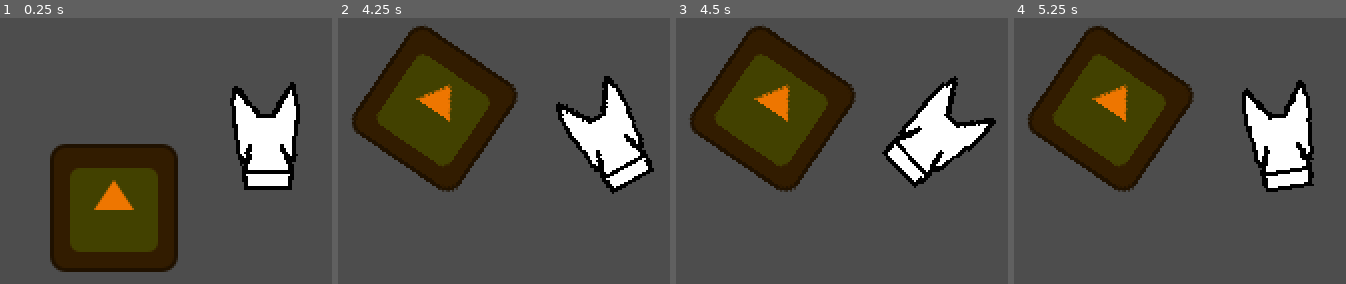
Above: before the commit, frames 1-4 (left to right).
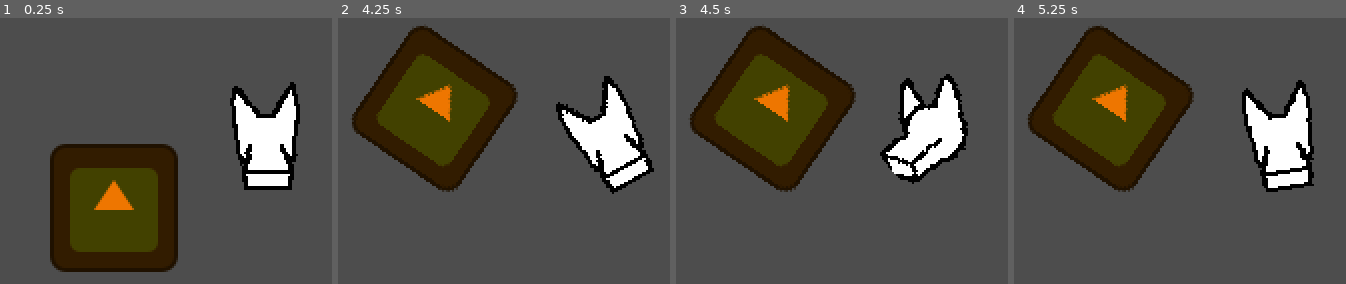
Above: after the commit, the same moments.

Repository: kennethbchen/RGHRGHRGH-Game
Game: Godot game, scene res://scenes/game.tscn
The game is run twice, just before and just after one commit, with the same random seed, the same clock (stepped at 60 frames per second) and the same inputs. The engine's default icon, where the game draws it, is replaced by a stand-in: a white triangle on a blue panel in a dark square.
Inputs (mouse positions are in pixels of both pictures, inside the frame that each line leads up to):
- Up to frame 1 (0.25 s): no input
- Up to frame 2 (4.25 s): tap Enter at 0.5, 2, 3.5 s; move the mouse to (outside the picture) at 0.52 s; press the mouse at (outside the picture) at 0.53 s; tap Space at 1.25, 2.75 s; move the mouse to (outside the picture) at 1.27 s; release the mouse at (outside the picture) at 1.28 s; click (outside the picture) at 1.35 s; move the mouse to (outside the picture) at 2.02 s; press the mouse at (outside the picture) at 2.03 s; move the mouse to (outside the picture) at 2.77 s; release the mouse at (outside the picture) at 2.78 s; click (outside the picture) at 2.85 s; move the mouse to (outside the picture) at 3.52 s; press the mouse at (outside the picture) at 3.53 s
- Up to frame 3 (4.5 s): tap Space at 4.25 s; move the mouse to (outside the picture) at 4.27 s; release the mouse at (outside the picture) at 4.28 s; click (outside the picture) at 4.35 s
- Up to frame 4 (5.25 s): move the mouse to (outside the picture) at 5.02 s; press the mouse at (outside the picture) at 5.03 s

Frames 1-2 are identical in both runs. In frame 3, 4.0% of the frame differs, in the area x 61-97%, y 21-64%; in frame 4, nothing differs.

Commit message:
Tried implementing sprite based head rotation but it's not that good

Diff:
--- a/project.godot
+++ b/project.godot
@@ -18,6 +18,8 @@
 [display]
 
 window/size/viewport_width=648
+window/stretch/mode="viewport"
+window/stretch/aspect="keep_width"
 
 [editor_plugins]
 
--- a/scenes/game.tscn
+++ b/scenes/game.tscn
@@ -1,10 +1,11 @@
-[gd_scene load_steps=8 format=3 uid="uid://cc62vlkgtbvwy"]
+[gd_scene load_steps=9 format=3 uid="uid://cc62vlkgtbvwy"]
 
 [ext_resource type="Script" path="res://scripts/debug_commands.gd" id="1_jhtol"]
 [ext_resource type="Script" path="res://scripts/player.gd" id="2_hwhmv"]
 [ext_resource type="Texture2D" uid="uid://dbwc55h75l4r2" path="res://icon.svg" id="3_f0o6r"]
 [ext_resource type="Texture2D" uid="uid://bpq4isb5u6y1m" path="res://sprites/dog_atlas.tres" id="3_pl4da"]
 [ext_resource type="Script" path="res://addons/aimsystem/aim_system_2d/aim_system_2d.gd" id="4_crl8y"]
+[ext_resource type="Script" path="res://scripts/sprite_head_controller.gd" id="4_gfmcx"]
 [ext_resource type="PackedScene" uid="uid://c3rg6ralpqeor" path="res://scenes/bite_detector.tscn" id="5_7sovw"]
 
 [sub_resource type="CircleShape2D" id="CircleShape2D_pxjl7"]
@@ -17,12 +18,14 @@
 
 [node name="Player" type="Node2D" parent="."]
 position = Vector2(313, 56)
-rotation = 1.57079
+rotation = 1.5708
 script = ExtResource("2_hwhmv")
 
-[node name="Sprite2D" type="Sprite2D" parent="Player"]
+[node name="Head" type="Sprite2D" parent="Player"]
 rotation = -1.5708
 texture = ExtResource("3_pl4da")
+script = ExtResource("4_gfmcx")
+sprite_atlas = ExtResource("3_pl4da")
 
 [node name="AimSystem2D" type="Node2D" parent="Player"]
 script = ExtResource("4_crl8y")
--- a/scripts/player.gd
+++ b/scripts/player.gd
@@ -3,6 +3,8 @@
 @onready var aim_system: AimSystem2D = $AimSystem2D
 
 @onready var hitbox: Area2D = $AimSystem2D/BiteArea
+
+@onready var sprite_head_controller: Sprite2D = $Head
 
 var bit_object_detector: BiteDetector = null
 
@@ -25,6 +27,7 @@
 	if bit_object_detector:
 		bit_object_detector.get_parent().global_transform = global_transform * bite_relative_transform
 
+	sprite_head_controller.set_sprite_from_rotation(global_rotation_degrees - 90)
 
 func _on_bite_clamp() -> void:
 
--- /dev/null
+++ b/scripts/sprite_head_controller.gd
@@ -0,0 +1,37 @@
+extends Sprite2D
+
+@export var sprite_atlas: AtlasTexture
+
+var sprite_size: int = 64
+var num_sprites: int = 3
+
+var center_angle_degrees: float = 0
+
+# So, min angle is [center_angle - angle_extents]
+# and max angle is [center_angle + angle_extents]
+var angle_extents_degrees: float = 80
+
+# Called when the node enters the scene tree for the first time.
+func _ready() -> void:
+	texture = sprite_atlas
+
+	texture.region.position = Vector2.ZERO
+
+# Called every frame. 'delta' is the elapsed time since the previous frame.
+func _process(delta: float) -> void:
+
+	#global_rotation_degrees = 0 #fmod(global_rotation_degrees, angle_extents_degrees / (num_sprites + 1))
+	pass
+
+func set_sprite_from_rotation(rot_degrees: float) -> void:
+
+	var from = center_angle_degrees
+	var to = from + angle_extents_degrees
+
+	var ind: int = abs(inverse_lerp(from, to, rot_degrees) * (num_sprites - 1))
+	ind = clamp(ind, -num_sprites - 1, num_sprites - 1)
+	sprite_atlas.region.position = Vector2(ind * sprite_size, 0)
+
+	var flip: bool = rot_degrees >= 0
+
+	flip_h = flip
Binary file changed: aseprite/dog.aseprite
Binary file changed: sprites/dog_spritesheet.png
